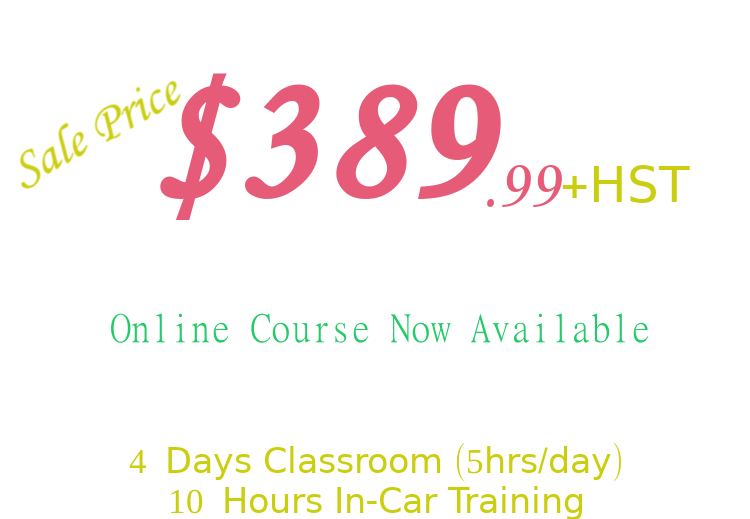
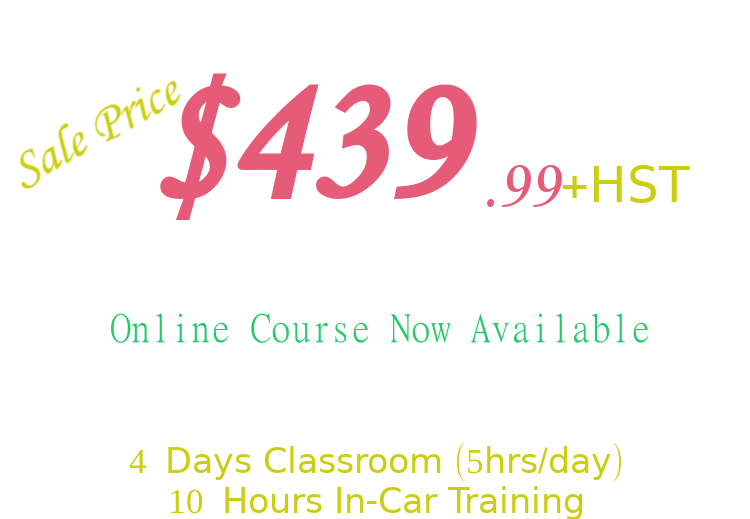
Layer changes from the first w=750, h=519 image to the second:
painted on "$359" over left=237, top=84, right=501, bottom=199
